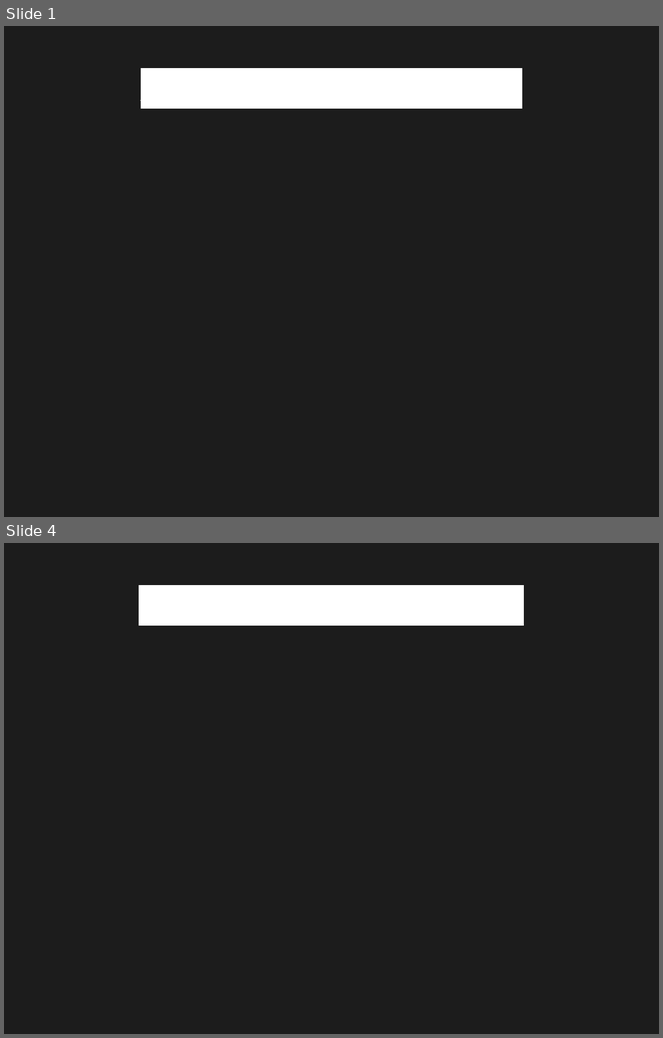
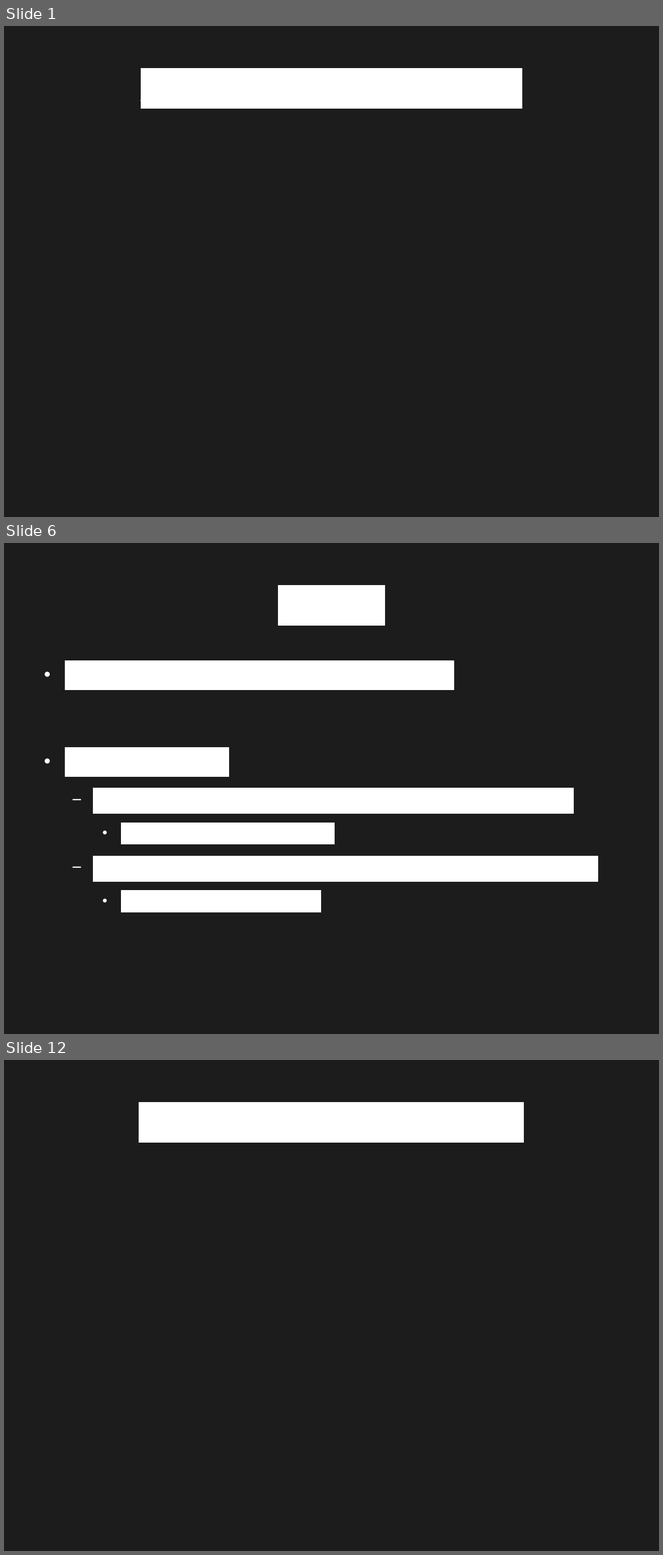
Before and after one commit to Qqwy/cc_pc, a slide deck: presentation.odp. Shown one above the other, each under a label of ours: slides 1 and 4 before the commit, slides 1, 6 and 12 after it; the slides between them are not shown. The pictures are 663x1038 and 663x1555 pixels, drawn with LibreOffice and Linux fonts; fonts in the diff are those of the drawing. Boxes give left, top, right and bottom in pixels: in the first picture for what was removed or moved away, otherwise in the second. Text is boxed around its words. In the diff, an @@ line names an element or a change of style, - is before the commit and + after.

```diff
--- a/presentation.odp
+++ b/presentation.odp
@@ slide 6 added at [4,543,659,1034], background #1C1C1C @@
@@ title added at [278,585,385,626], 44 pt, text #FFFFFF @@
+Parser
@@ text added at [65,661,598,913], 28 pt, text #FFFFFF @@
+● String → *magic* → Syntax Tree
+● Two methods:
+  − Top Down (Left-to-right, leftmost derivation, LL)
+    ● Recursive function calls.
+  − Bottom Up (Left-to-right, rightmost derivation, LR)
+    ● Finite State Automaton
@@ what was slide 4 is now slide 12 @@
```
Also in this commit, not shown: 1 slide changed, 8 other slides added, 1 slide removed, 5 other files.
